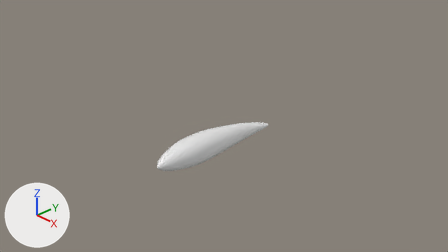
Renders of the Blender file PT_HairNEE/bin/data/araiguma/basic.blend from each side of a commit.
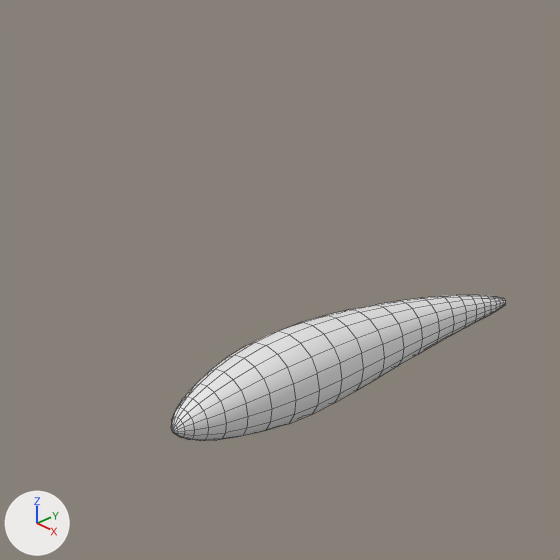
There are two pictures of each version: one from the file's camera 'Camera', one close up on the part from 22% to 64% of the width and 10% to 84% of the height. The lights are fixed; the arrows at lower left show +X, +Y and +Z. The close-ups show mesh edges as thin lines.

The older version as bpy lines, for what is in view:
```python
me_cube_001 = bpy.data.meshes.new('Cube.001')
me_cube_001.from_pydata(...)  # 28 vertices, 24 faces; spans x -0.43..0.6, y -1.9..2.16, z -0.52..0.52
# before: 0 (0.17, -1.9, 0.0), 1 (0.17, -1.9, 0.0), 4 (0.17, -1.9, 0.0), 5 (0.17, -1.9, 0.0)
ob_cube = bpy.data.objects.new('Cube', me_cube_001)
ob_cube.location = (0.0, 0.0, 0.0)
ob_cube.scale = (0.79, 0.79, 0.79)
_m = ob_cube.modifiers.new('Subsurf', 'SUBSURF')
_m.levels = 3
```
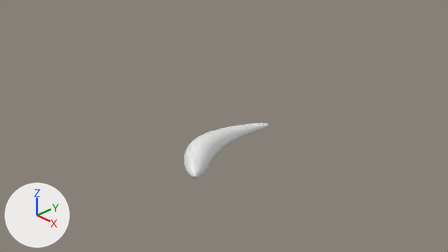
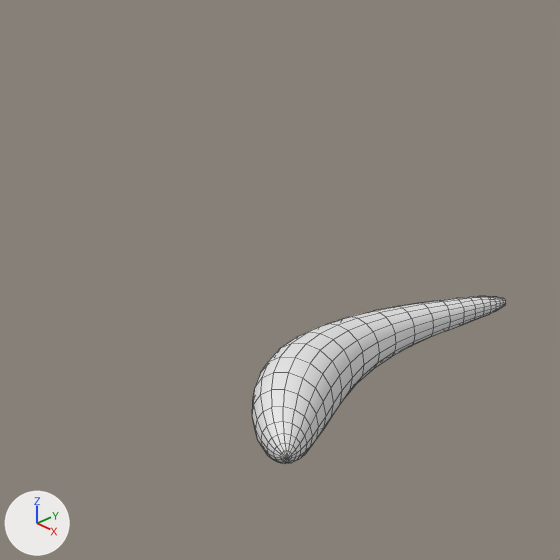
The change in detail:
me_cube_001 has 28 vertices, 24 faces and spans x -0.43..0.6, y -1.9..2.16, z -0.52..0.52.
me_cube_001 is used by ob_cube; location (0.0, 0.0, 0.0); scale (0.79, 0.79, 0.79).
Part 1, on me_cube_001:
Vertices 0, 1, 4, 5 of me_cube_001 move by (1.03, 0.45, 0.0).
Vertex 8 of me_cube_001 moves from (-0.43, -0.78, -0.52) to (-0.1, -0.98, -0.52).
Vertex 9 of me_cube_001 moves from (-0.43, -0.78, 0.52) to (-0.1, -0.98, 0.52).
Vertex 10 of me_cube_001 moves from (0.6, -0.78, -0.52) to (0.85, -0.58, -0.52).
Vertex 11 of me_cube_001 moves from (0.6, -0.78, 0.52) to (0.85, -0.58, 0.52).
Vertex 12 of me_cube_001 moves from (0.05, 1.67, 0.21) to (0.1, 1.65, 0.16).
Vertex 13 of me_cube_001 moves from (0.44, 1.5, -0.21) to (0.4, 1.52, -0.16).
Vertex 14 of me_cube_001 moves from (0.05, 1.67, -0.21) to (0.1, 1.65, -0.16).
Vertex 15 of me_cube_001 moves from (0.44, 1.5, 0.21) to (0.4, 1.52, 0.16).
Vertex 16 of me_cube_001 moves from (-0.32, 0.41, -0.41) to (-0.32, 0.41, -0.3).
Vertex 17 of me_cube_001 moves from (0.5, 0.41, 0.41) to (0.27, 0.41, 0.3).
Vertex 18 of me_cube_001 moves from (-0.32, 0.41, 0.41) to (-0.32, 0.41, 0.3).
Vertex 19 of me_cube_001 moves from (0.5, 0.41, -0.41) to (0.27, 0.41, -0.3).
Vertex 20 of me_cube_001 moves from (-0.08, -1.77, -0.21) to (0.94, -1.55, -0.21).
Vertex 21 of me_cube_001 moves from (0.34, -1.77, 0.21) to (1.22, -1.24, 0.21).
Vertex 22 of me_cube_001 moves from (-0.08, -1.77, 0.21) to (0.94, -1.55, 0.21).
Vertex 23 of me_cube_001 moves from (0.34, -1.77, -0.21) to (1.22, -1.24, -0.21).

Pixel boxes (x1, y1, x2, y2) of what changed, in the close-ups (560 x 560 px; the box of a moved part takes in the faces that stretch with it):
'Cube', reshaped (24% narrower, 14% taller): before (171, 295, 506, 441); after (252, 296, 506, 463)
part 1 of me_cube_001, moved or reshaped: before (171, 295, 491, 441); after (252, 296, 491, 463)
